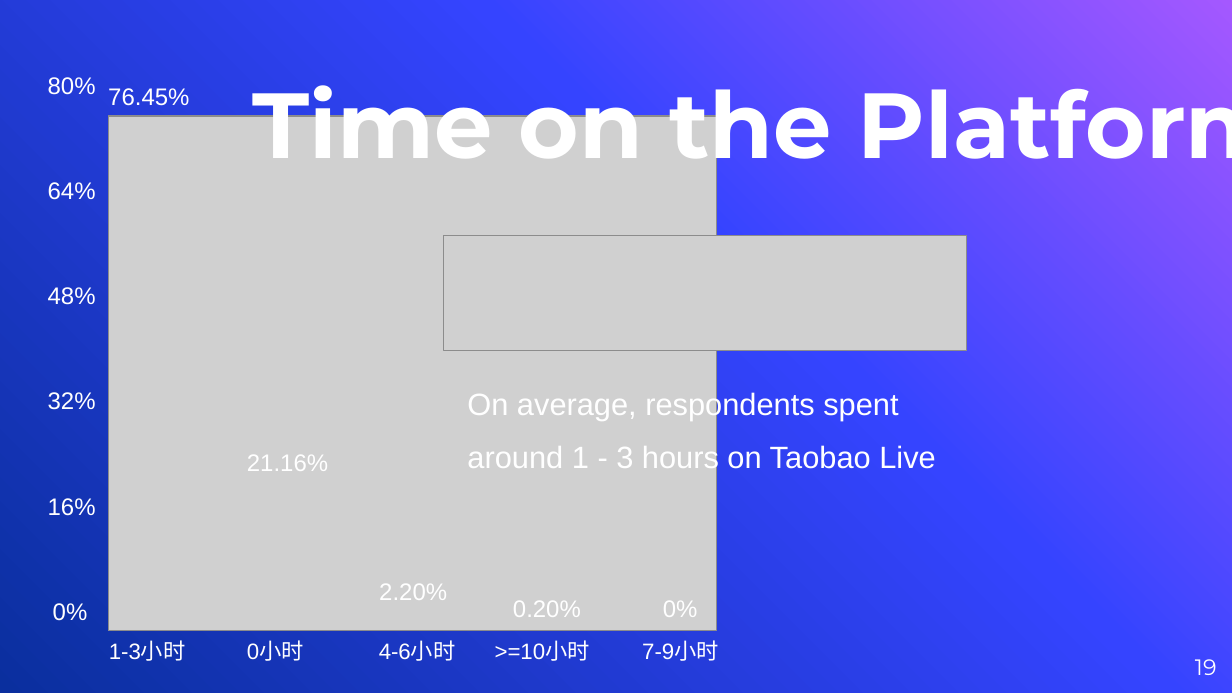
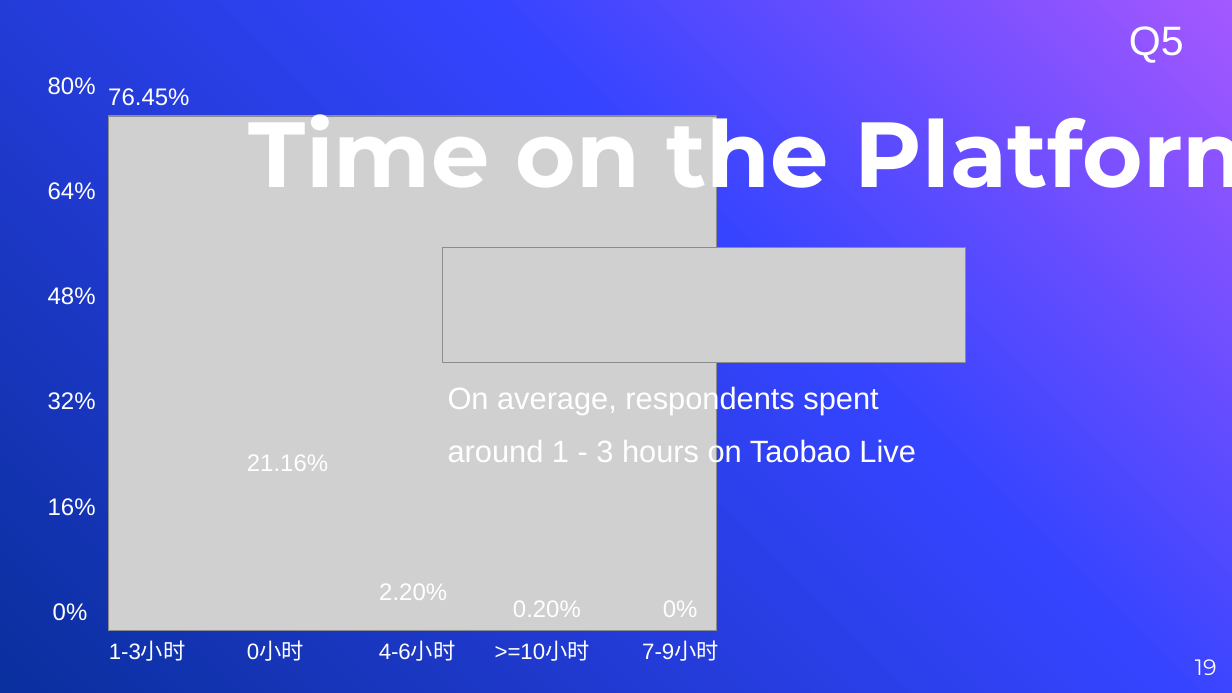
Before and after one commit to vyacheslav-polyakov/thesis, a slide deck: slide 19 of !Defense Slides.pptx. Drawn at 1232x693 pixels with LibreOffice and Linux fonts; fonts in the diff are those of the drawing; grey boxes stand for pictures. Boxes give left, top, right and bottom in pixels: in the first picture for what was removed or moved away, otherwise in the second. Text is boxed around its words. In the diff, an @@ line names an element or a change of style, - is before the commit and + after.

```diff
--- a/!Defense Slides.pptx
+++ b/!Defense Slides.pptx
@@ text added at box(1129, 26, 1184, 63), 24 pt, text #FFFFFF @@
+Q5
@@ title "Time on the Platform": place and size @@
-title "Time on the Platform" at box(252, 68, 1232, 179)
+title "Time on the Platform" at box(249, 97, 1232, 208)
@@ picture: place and size @@
-picture at box(444, 235, 967, 350)
+picture at box(442, 248, 966, 362)
@@ text "On average, respondents spent": place and size @@
-text "On average, respondents spent" at box(467, 391, 935, 474)
+text "On average, respondents spent" at box(448, 385, 915, 468)
```
Also in this commit, not shown: 16 other slides changed, 7 slides added, 1 slide removed, 14 other files.
